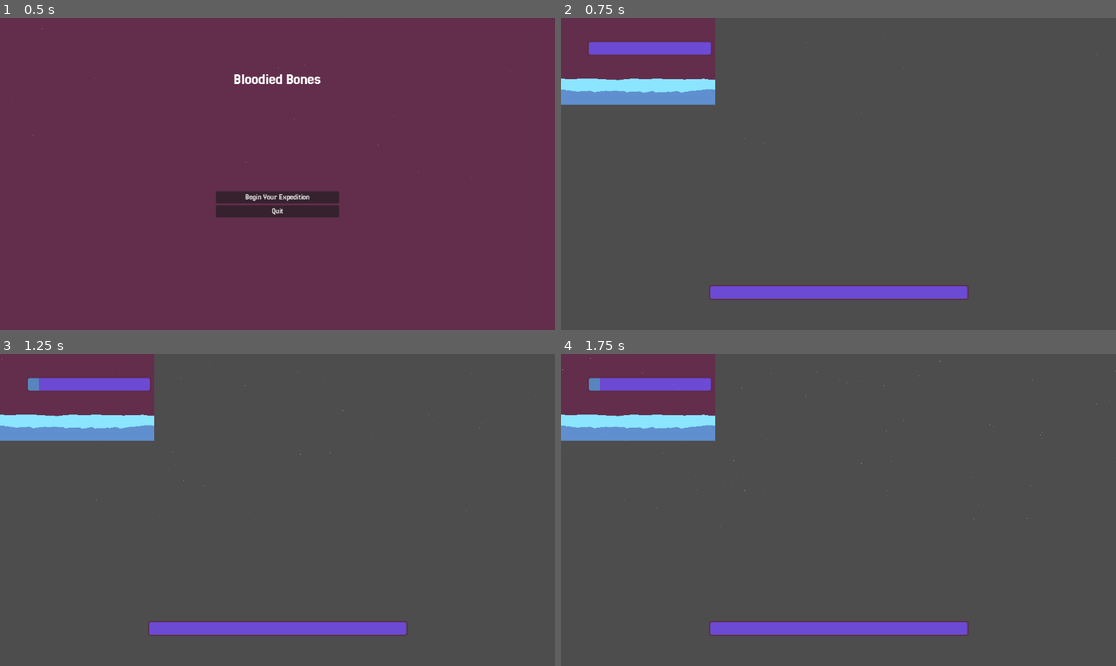
Above: before the commit, frames 1-4 (two rows, left to right).
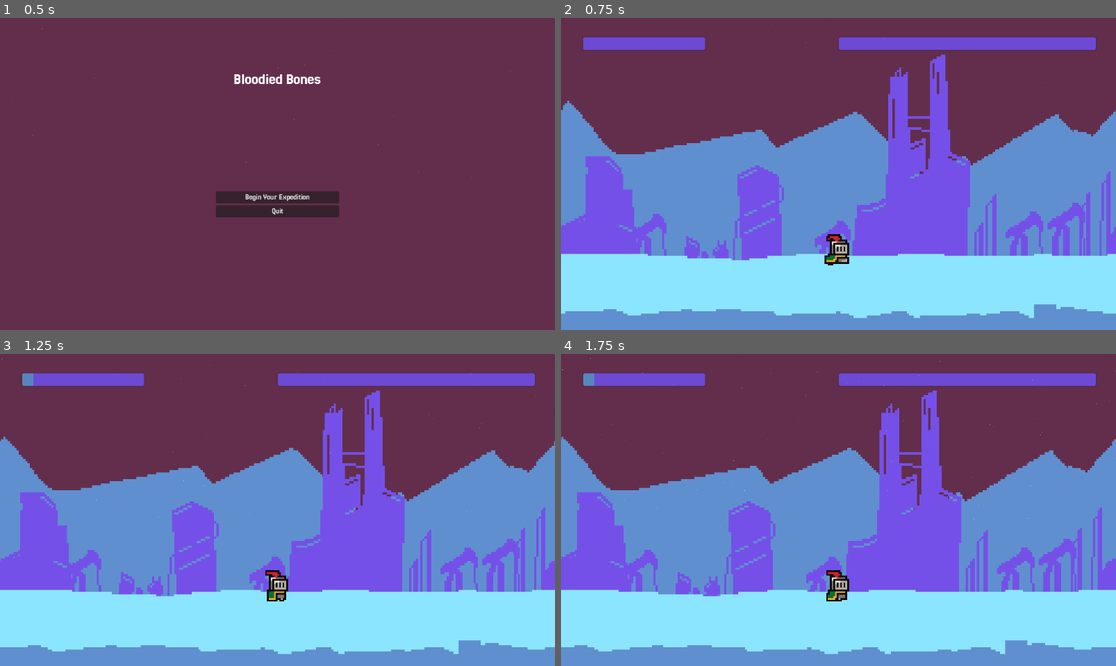
Above: after the commit, the same moments.

Repository: Mightysmallfry/BonesAndBullets
Game: Godot game, scene res://Menus/main_menu.tscn
The game is run twice, just before and just after one commit, with the same random seed, the same clock (stepped at 60 frames per second) and the same inputs. Before the commit the project starts from res://main_menu.tscn.
Inputs:
- Up to frame 1 (0.5 s): no input
- Up to frame 2 (0.75 s): click "Begin Your Expedition" at 0.5 s
- Up to frame 3 (1.25 s): no input
- Up to frame 4 (1.75 s): no input

Frame 1 is identical in both runs. In frame 2, 95% of the frame differs, in the area x 0-100%, y 0-100%; in frame 3, 95%; in frame 4, 95%.

Commit message:
Added Pause Menu, Parallax Background and template character

Diff:
--- a/SnowEffect.gd
+++ b/Assets/VFX/SnowEffect.gd
@@ -25,7 +25,7 @@
 	var viewport_size: Vector2 = get_viewport_rect().size
 	var screenHeight: float = viewport_size.y
 	var screenWidth: float = viewport_size.x
-	var scaleFactor = Globals.get_scale_factor()
+	var scaleFactor = Globals.scaleFactor
 
 	particleProcessMaterial.emission_shape = ParticleProcessMaterial.EMISSION_SHAPE_BOX
 	particleProcessMaterial.emission_box_extents = Vector3(screenWidth * 0.5, screenHeight * 0.5, 0.0)
--- a/Globals.gd
+++ b/Globals.gd
@@ -14,19 +14,16 @@
 @export var baseAmount: int = 1000  # particle amount at base resolution
 @export var baseScale: float = 1.0 # particle scale at base resolution
 
+var IsPaused: bool = false
+
 var timerMaxTimes: Dictionary = { }
+var scaleFactor: float = 1.0
 
 # Called when the node enters the scene tree for the first time.
 func _ready() -> void:
+	get_viewport().connect("size_changed", Callable(self, "_on_viewport_resized"))
+
 	pass # Replace with function body.
-
-func get_scale_factor() -> float:
-	var viewport_size: Vector2 = get_viewport_rect().size
-	var screenHeight: float = viewport_size.y
-	var screenWidth: float = viewport_size.x
-
-	return ((screenWidth * screenHeight) / (baseScreenSize.x * baseScreenSize.y))
-
 
 # Called every frame. 'delta' is the elapsed time since the previous frame.
 func _process(delta: float) -> void:
@@ -42,3 +39,10 @@
 	if timer in timerMaxTimes:
 		return timerMaxTimes[timer]
 	return 0.0
+
+func _on_viewport_resized() ->void:
+	var viewport_size: Vector2 = get_viewport_rect().size
+	var screenHeight: float = viewport_size.y
+	var screenWidth: float = viewport_size.x
+
+	scaleFactor = ((screenWidth * screenHeight) / (baseScreenSize.x * baseScreenSize.y))
--- a/main_menu.tscn
+++ b/Menus/main_menu.tscn
@@ -1,8 +1,8 @@
 [gd_scene load_steps=10 format=3 uid="uid://d13yw33pf5jfv"]
 
 [ext_resource type="Texture2D" uid="uid://b668crseuf56f" path="res://Assets/WorldWallpaper/GameJamBackground.png" id="1_06t4h"]
-[ext_resource type="Script" uid="uid://c31nidxfv8nf" path="res://main_menu.gd" id="1_fu7sn"]
-[ext_resource type="Script" uid="uid://dy65ldlqe2cvl" path="res://SnowEffect.gd" id="2_7vrkn"]
+[ext_resource type="Script" uid="uid://c31nidxfv8nf" path="res://Menus/main_menu.gd" id="1_fu7sn"]
+[ext_resource type="Script" uid="uid://dy65ldlqe2cvl" path="res://Assets/VFX/SnowEffect.gd" id="2_7vrkn"]
 
 [sub_resource type="CanvasItemMaterial" id="CanvasItemMaterial_7vrkn"]
 blend_mode = 1
--- /dev/null
+++ b/Menus/pause_menu.gd
@@ -0,0 +1,29 @@
+extends Control
+
+
+# Called when the node enters the scene tree for the first time.
+func _ready() -> void:
+	visible = false
+
+func _unhandled_input(event: InputEvent) -> void:
+
+	if event.is_action_pressed("pause"):
+		Globals.IsPaused = !Globals.IsPaused
+
+		if Globals.IsPaused:
+			Engine.time_scale = 0
+			get_tree().paused = true
+			visible = true
+		else:
+			Engine.time_scale = 1
+			get_tree().paused = false
+			visible = false
+		get_tree().root.get_viewport().set_input_as_handled()
+
+func _on_resume_button_pressed() -> void:
+	Engine.time_scale = 1
+	get_tree().paused = false
+	visible = false;
+
+func _on_quit_button_pressed() -> void:
+	get_tree().quit()
--- /dev/null
+++ b/Menus/pause_menu.tscn
@@ -0,0 +1,58 @@
+[gd_scene load_steps=2 format=3 uid="uid://cvjad2jradgig"]
+
+[ext_resource type="Script" uid="uid://c4ml4mda7dj05" path="res://Menus/pause_menu.gd" id="1_hdmo1"]
+
+[node name="PauseMenu" type="Control"]
+layout_mode = 3
+anchors_preset = 15
+anchor_right = 1.0
+anchor_bottom = 1.0
+grow_horizontal = 2
+grow_vertical = 2
+script = ExtResource("1_hdmo1")
+
+[node name="Panel" type="Panel" parent="."]
+layout_mode = 1
+anchors_preset = 15
+anchor_right = 1.0
+anchor_bottom = 1.0
+grow_horizontal = 2
+grow_vertical = 2
+
+[node name="PanelContainer" type="PanelContainer" parent="."]
+layout_mode = 1
+anchors_preset = 8
+anchor_left = 0.5
+anchor_top = 0.5
+anchor_right = 0.5
+anchor_bottom = 0.5
+offset_left = -155.0
+offset_top = -35.75
+offset_right = 155.0
+offset_bottom = 35.75
+grow_horizontal = 2
+grow_vertical = 2
+
+[node name="MarginContainer" type="MarginContainer" parent="PanelContainer"]
+layout_mode = 2
+theme_override_constants/margin_left = 8
+theme_override_constants/margin_top = 8
+theme_override_constants/margin_right = 8
+theme_override_constants/margin_bottom = 8
+
+[node name="VBoxContainer" type="VBoxContainer" parent="PanelContainer/MarginContainer"]
+layout_mode = 2
+
+[node name="ResumeButton" type="Button" parent="PanelContainer/MarginContainer/VBoxContainer"]
+layout_mode = 2
+size_flags_vertical = 3
+text = "Resume
+"
+
+[node name="QuitButton" type="Button" parent="PanelContainer/MarginContainer/VBoxContainer"]
+layout_mode = 2
+size_flags_vertical = 3
+text = "Quit"
+
+[connection signal="pressed" from="PanelContainer/MarginContainer/VBoxContainer/ResumeButton" to="." method="_on_resume_button_pressed"]
+[connection signal="pressed" from="PanelContainer/MarginContainer/VBoxContainer/QuitButton" to="." method="_on_quit_button_pressed"]
--- /dev/null
+++ b/Player/ResizeAnimatedSprite.gd
@@ -0,0 +1,18 @@
+extends AnimatedSprite2D
+
+
+func _ready() -> void:
+	get_viewport().connect("size_changed", Callable(self, "_on_viewport_resized"))
+	update_scale()
+
+	play("running")
+
+
+
+func update_scale() -> void:
+	_on_viewport_resized()
+
+# Todo: Fix the scaling on the player.
+func _on_viewport_resized() ->void:
+	scale.x = Globals.scaleFactor
+	scale.y = Globals.scaleFactor
--- a/Player/player.tscn
+++ b/Player/player.tscn
@@ -1,6 +1,7 @@
-[gd_scene load_steps=23 format=3 uid="uid://6j000qlyjlus"]
+[gd_scene load_steps=24 format=3 uid="uid://6j000qlyjlus"]
 
 [ext_resource type="Texture2D" uid="uid://bsr7r6hlxq6en" path="res://Player/knight.png" id="1_l8h54"]
+[ext_resource type="Script" uid="uid://bo667vdwroai8" path="res://Player/ResizeAnimatedSprite.gd" id="2_4ntmi"]
 
 [sub_resource type="AtlasTexture" id="AtlasTexture_4ntmi"]
 atlas = ExtResource("1_l8h54")
@@ -162,3 +163,4 @@
 animation = &"running"
 frame = 11
 frame_progress = 0.118425205
+script = ExtResource("2_4ntmi")
--- /dev/null
+++ b/World/ScaleSpriteToScreen.gd
@@ -0,0 +1,20 @@
+extends Sprite2D
+
+
+# Called when the node enters the scene tree for the first time.
+func _ready() -> void:
+
+	get_viewport().connect("size_changed", Callable(self, "_on_viewport_resized"))
+	update_scale()
+
+	pass # Replace with function body.
+
+func update_scale() -> void:
+	_on_viewport_resized()
+
+
+func _on_viewport_resized() ->void:
+	scale.x = Globals.scaleFactor + 3.6
+	scale.y = Globals.scaleFactor + 3.6
+
+	global_position = get_viewport_rect().size * 0.5
--- a/World/main.tscn
+++ b/World/main.tscn
@@ -1,11 +1,17 @@
-[gd_scene load_steps=13 format=3 uid="uid://bes2m1ih8wyfj"]
+[gd_scene load_steps=19 format=3 uid="uid://bes2m1ih8wyfj"]
 
 [ext_resource type="Script" uid="uid://b2u0b1aphoqw8" path="res://World/main.gd" id="1_njf5y"]
+[ext_resource type="Script" uid="uid://da8p27yhbpckh" path="res://World/parallax_manager.gd" id="2_1hcjw"]
 [ext_resource type="Texture2D" uid="uid://b668crseuf56f" path="res://Assets/WorldWallpaper/GameJamBackground.png" id="2_8pwpp"]
 [ext_resource type="PackedScene" uid="uid://8mcs68hhsnug" path="res://StoryEvents/story_event_display.tscn" id="2_qf6be"]
+[ext_resource type="Script" uid="uid://bsk0meg0wwj8w" path="res://World/ScaleSpriteToScreen.gd" id="3_1hcjw"]
 [ext_resource type="PackedScene" uid="uid://c5uncovgc3rkm" path="res://Assets/ProgressBars/timed_progress_bar.tscn" id="3_cwkwy"]
 [ext_resource type="Texture2D" uid="uid://bhpttfampob5" path="res://Assets/WorldWallpaper/GameJamForeground.png" id="3_xpxos"]
-[ext_resource type="Script" uid="uid://dy65ldlqe2cvl" path="res://SnowEffect.gd" id="4_d55jh"]
+[ext_resource type="Script" uid="uid://dy65ldlqe2cvl" path="res://Assets/VFX/SnowEffect.gd" id="4_d55jh"]
+[ext_resource type="Texture2D" uid="uid://b44badmwt5my8" path="res://Assets/WorldWallpaper/GameJamFoliage.png" id="5_td74h"]
+[ext_resource type="Texture2D" uid="uid://dwpg8r38p66fd" path="res://Assets/WorldWallpaper/GameJamFocus.png" id="6_6qnxk"]
+[ext_resource type="PackedScene" uid="uid://cvjad2jradgig" path="res://Menus/pause_menu.tscn" id="8_6qnxk"]
+[ext_resource type="PackedScene" uid="uid://6j000qlyjlus" path="res://Player/player.tscn" id="11_ps454"]
 
 [sub_resource type="CanvasItemMaterial" id="CanvasItemMaterial_h5rms"]
 blend_mode = 1
@@ -47,24 +53,58 @@
 unique_name_in_owner = true
 one_shot = true
 
-[node name="Node2D" type="Node2D" parent="."]
+[node name="ParallaxManager" type="Node2D" parent="." node_paths=PackedStringArray("background", "foliage", "focus", "foreground")]
+script = ExtResource("2_1hcjw")
+background = NodePath("Background")
+foliage = NodePath("Foliage")
+focus = NodePath("Focus")
+foreground = NodePath("Foreground")
 
-[node name="Parallax2D" type="Parallax2D" parent="Node2D"]
+[node name="Background" type="Parallax2D" parent="ParallaxManager"]
+repeat_size = Vector2(1152, 0)
+repeat_times = 2
 
-[node name="Sprite2D" type="Sprite2D" parent="Node2D/Parallax2D"]
-position = Vector2(160, 90)
+[node name="Sprite2D" type="Sprite2D" parent="ParallaxManager/Background"]
+position = Vector2(576, 323.98004)
+scale = Vector2(3.5999994, 3.6002223)
 texture = ExtResource("2_8pwpp")
+script = ExtResource("3_1hcjw")
 
-[node name="Parallax2D2" type="Parallax2D" parent="Node2D"]
+[node name="Foliage" type="Parallax2D" parent="ParallaxManager"]
+repeat_size = Vector2(1152, 0)
+repeat_times = 2
 
-[node name="Sprite2D" type="Sprite2D" parent="Node2D/Parallax2D2"]
-position = Vector2(160, 90)
+[node name="Sprite2D" type="Sprite2D" parent="ParallaxManager/Foliage"]
+position = Vector2(576, 323.98004)
+scale = Vector2(3.5999994, 3.6002223)
+texture = ExtResource("5_td74h")
+script = ExtResource("3_1hcjw")
+
+[node name="Focus" type="Parallax2D" parent="ParallaxManager"]
+repeat_size = Vector2(1152, 0)
+repeat_times = 2
+
+[node name="Sprite2D" type="Sprite2D" parent="ParallaxManager/Focus"]
+position = Vector2(576, 323.98004)
+scale = Vector2(3.5999994, 3.6002223)
+texture = ExtResource("6_6qnxk")
+script = ExtResource("3_1hcjw")
+
+[node name="Foreground" type="Parallax2D" parent="ParallaxManager"]
+repeat_size = Vector2(1152, 0)
+repeat_times = 2
+
+[node name="Sprite2D" type="Sprite2D" parent="ParallaxManager/Foreground"]
+position = Vector2(576, 324)
+scale = Vector2(3.6124995, 3.6)
 texture = ExtResource("3_xpxos")
+script = ExtResource("3_1hcjw")
 
 [node name="UI" type="Node" parent="."]
 
 [node name="StoryEventDisplay" parent="UI" instance=ExtResource("2_qf6be")]
 unique_name_in_owner = true
+visible = false
 
 [node name="StoryEventBar" parent="UI" node_paths=PackedStringArray("timer") instance=ExtResource("3_cwkwy")]
 anchors_preset = 0
@@ -72,26 +112,40 @@
 anchor_top = 0.0
 anchor_right = 0.0
 anchor_bottom = 0.0
-offset_left = 55.0
-offset_top = 47.0
-offset_right = 314.0
-offset_bottom = 79.0
+offset_left = 43.0
+offset_top = 37.0
+offset_right = 302.0
+offset_bottom = 69.0
 grow_horizontal = 1
 grow_vertical = 1
 timer = NodePath("../../Timers/StoryEventTimer")
 
 [node name="StoryProgressionBar" parent="UI" node_paths=PackedStringArray("timer") instance=ExtResource("3_cwkwy")]
-anchors_preset = 7
-anchor_top = 1.0
-anchor_bottom = 1.0
-offset_top = -94.0
-offset_bottom = -62.0
-grow_vertical = 0
+anchors_preset = 1
+anchor_left = 1.0
+anchor_top = 0.0
+anchor_right = 1.0
+anchor_bottom = 0.0
+offset_left = -578.0
+offset_top = 37.0
+offset_right = -39.0
+offset_bottom = 69.0
+grow_horizontal = 0
+grow_vertical = 1
 timer = NodePath("../../Timers/StoryProgressionTimer")
+
+[node name="PauseMenu" parent="UI" instance=ExtResource("8_6qnxk")]
+process_mode = 3
+visible = false
+
+[node name="Player" parent="." instance=ExtResource("11_ps454")]
+position = Vector2(576, 471)
+scale = Vector2(3.6, 3.6)
 
 [node name="VFX" type="Node" parent="."]
 
 [node name="GPUParticles2D" type="GPUParticles2D" parent="VFX"]
+process_mode = 3
 material = SubResource("CanvasItemMaterial_h5rms")
 position = Vector2(576, 320)
 amount = 1000
--- /dev/null
+++ b/World/parallax_manager.gd
@@ -0,0 +1,26 @@
+extends Node2D
+
+@export var background: Parallax2D
+@export var foliage: Parallax2D
+@export var focus: Parallax2D
+@export var foreground: Parallax2D
+
+@export var backgroundScrollScale: float = 1
+@export var foliageScrollScale: float = 0.2
+@export var focusScrollScale: float = 0.3
+@export var foregroundScrollScale: float = 1
+
+@export var parallaxSpeed: float = 1
+
+# Called when the node enters the scene tree for the first time.
+func _ready() -> void:
+	pass
+
+
+# Called every frame. 'delta' is the elapsed time since the previous frame.
+func _process(delta: float) -> void:
+
+	background.scroll_offset.x -= parallaxSpeed * backgroundScrollScale
+	foliage.scroll_offset.x -= parallaxSpeed * foliageScrollScale
+	focus.scroll_offset.x -= parallaxSpeed * focusScrollScale
+	foreground.scroll_offset.x -= parallaxSpeed * foregroundScrollScale
--- a/project.godot
+++ b/project.godot
@@ -27,6 +27,14 @@
 
 theme/custom_font="uid://djongtui2j78e"
 
+[input]
+
+pause={
+"deadzone": 0.2,
+"events": [Object(InputEventKey,"resource_local_to_scene":false,"resource_name":"","device":-1,"window_id":0,"alt_pressed":false,"shift_pressed":false,"ctrl_pressed":false,"meta_pressed":false,"pressed":false,"keycode":0,"physical_keycode":4194305,"key_label":0,"unicode":0,"location":0,"echo":false,"script":null)
+]
+}
+
 [rendering]
 
 textures/canvas_textures/default_texture_filter=0
Renamed: SnowEffect.gd.uid -> Assets/VFX/SnowEffect.gd.uid
Binary file added: Assets/WorldWallpaper/GameJamFocus.png
Not shown, added: Assets/WorldWallpaper/GameJamFocus.png.import
Binary file added: Assets/WorldWallpaper/GameJamFoliage.png
Not shown, added: Assets/WorldWallpaper/GameJamFoliage.png.import
Renamed: main_menu.gd -> Menus/main_menu.gd
Renamed: main_menu.gd.uid -> Menus/main_menu.gd.uid
Not shown, added: Menus/pause_menu.gd.uid
Not shown, added: Player/ResizeAnimatedSprite.gd.uid
Not shown, added: World/ScaleSpriteToScreen.gd.uid
Not shown, added: World/parallax_manager.gd.uid
Not shown, changed: README.md
